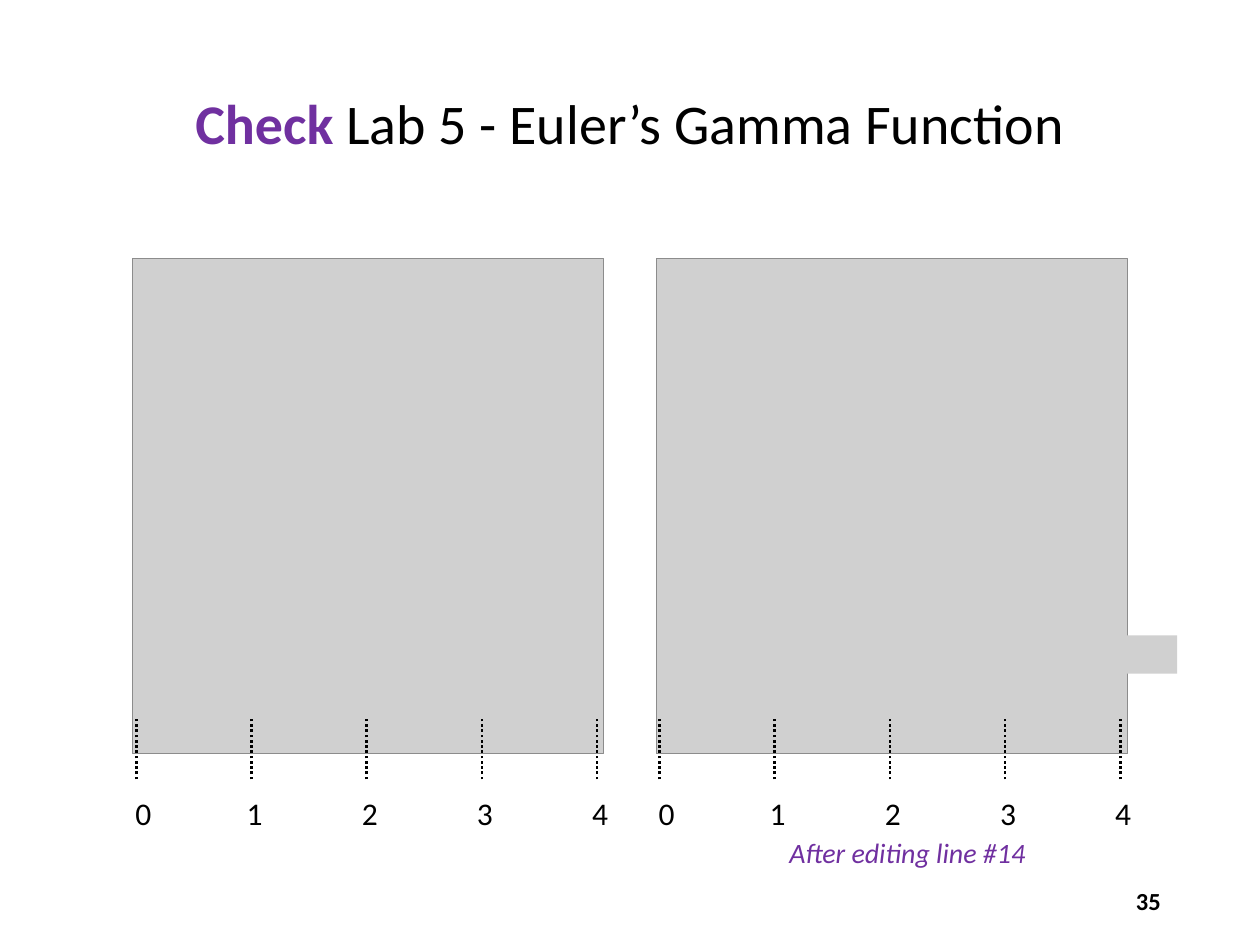
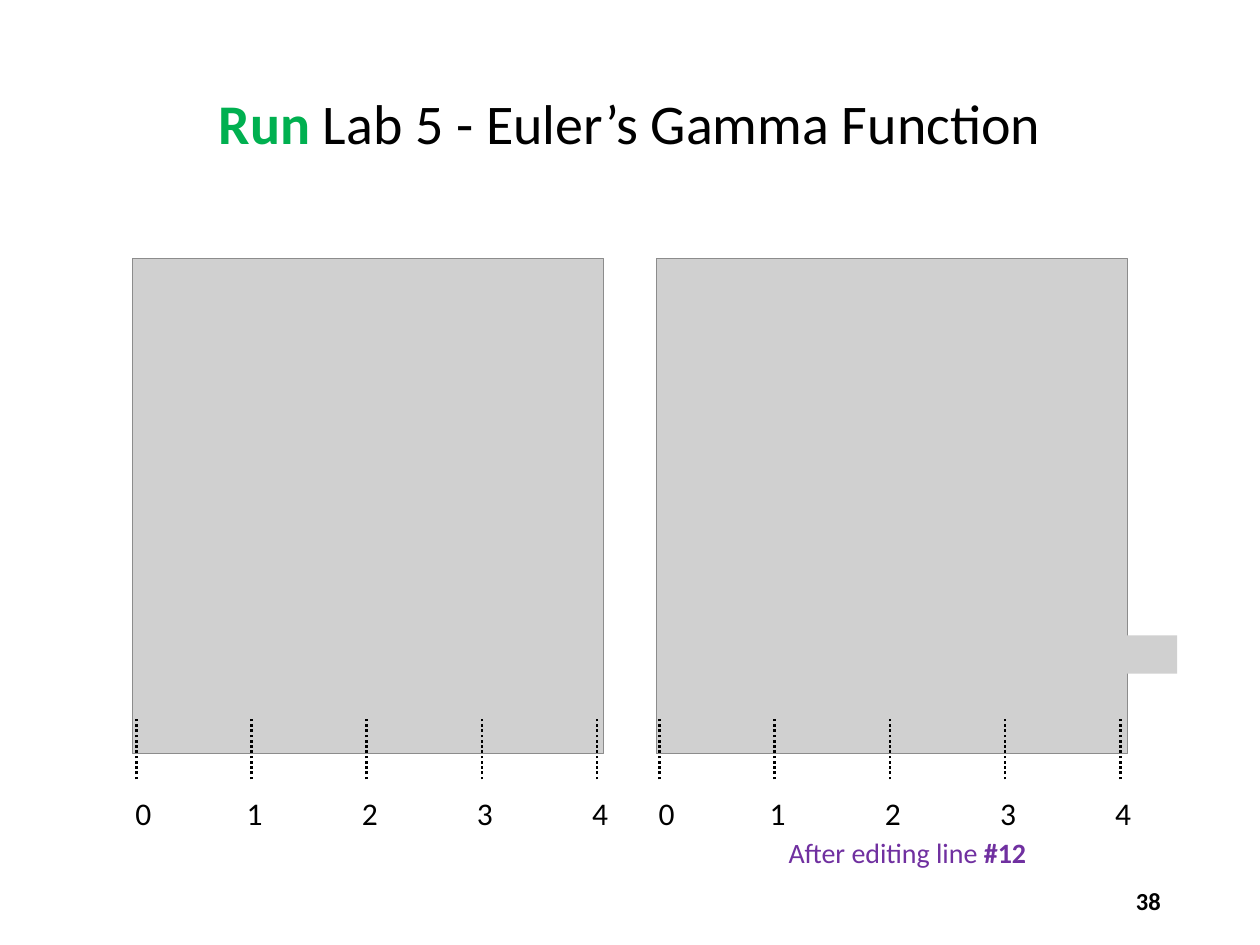
Before and after one commit to dbiersach/scicomp301-cpp-linux, a slide deck: slide 38 of session11/Session 11 - Complex Algebra.pptx (slide 35 before the commit). Drawn at 1260x945 pixels with LibreOffice and Linux fonts; fonts in the diff are those of the drawing; grey boxes stand for pictures. Boxes give left, top, right and bottom in pixels: in the first picture for what was removed or moved away, otherwise in the second. Text is boxed around its words. In the diff, an @@ line names an element or a change of style, - is before the commit and + after.

```diff
--- a/session11/Session 11 - Complex Algebra.pptx
+++ b/session11/Session 11 - Complex Algebra.pptx
@@ title at [219,104,1040,145]: text changed @@
-Check Lab 5 - Euler’s Gamma Function
+Run Lab 5 - Euler’s Gamma Function
@@ text at [789,843,1026,868]: text changed; italic off @@
-After editing line #14
+After editing line #12
@@ page number at [1136,893,1161,911]: text changed @@
-35
+38
```
Also in this commit, not shown: 11 other slides changed, 4 slides added, 1 slide removed, 1 other file.
